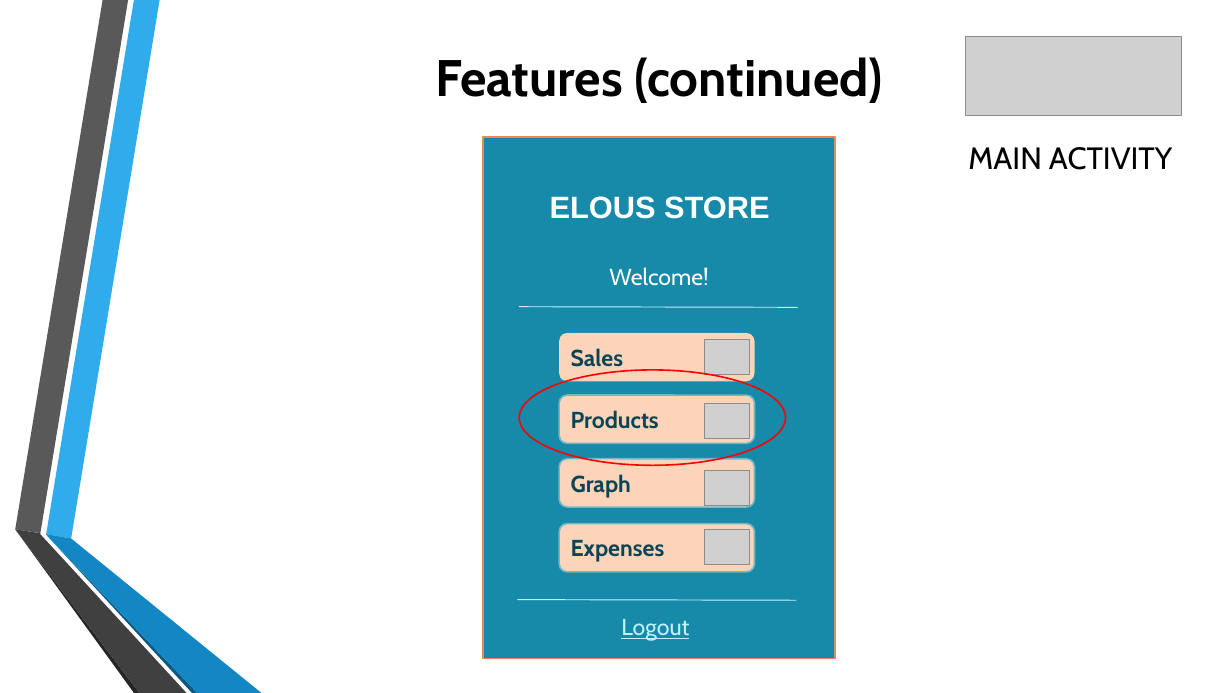
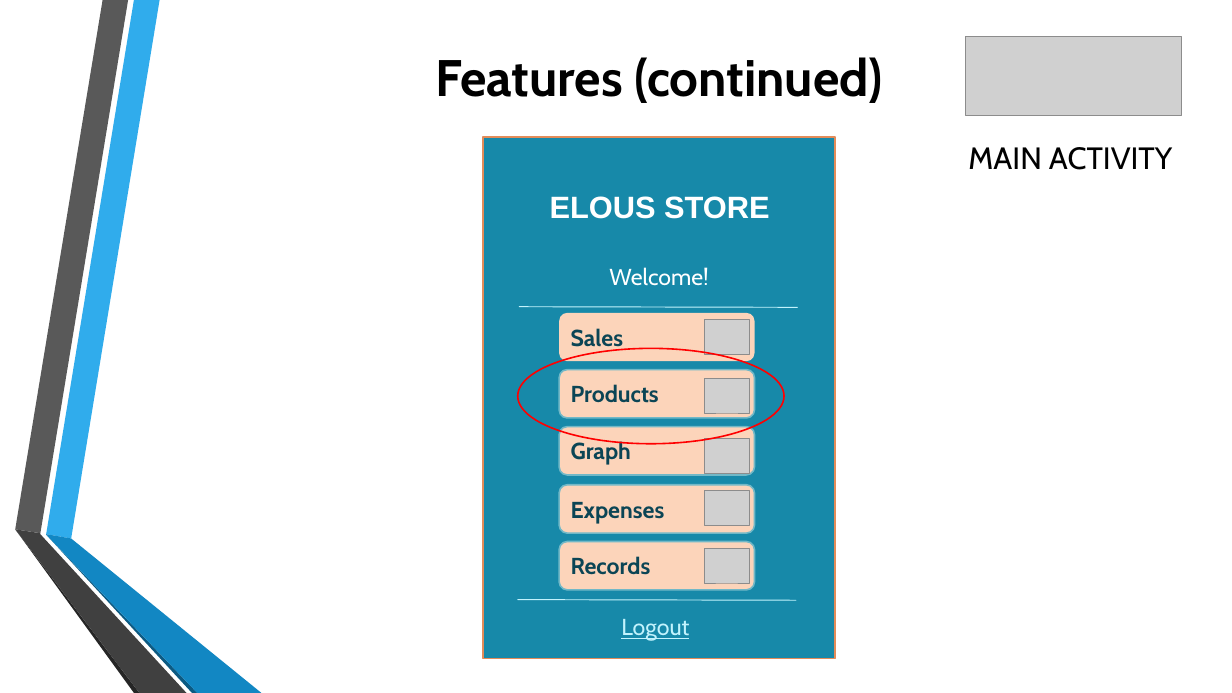
Before and after one commit to jgtadeo/Project--MOBAPPL, a slide deck: slide 12 of Mobile Application.pptx (slide 13 before the commit). Drawn at 1232x693 pixels with LibreOffice and Linux fonts; fonts in the diff are those of the drawing; grey boxes stand for pictures; background and template pictures are left out. Boxes give left, top, right and bottom in pixels: in the first picture for what was removed or moved away, otherwise in the second. Text is boxed around its words. In the diff, an @@ line names an element or a change of style, - is before the commit and + after.

```diff
--- a/Mobile Application.pptx
+++ b/Mobile Application.pptx
@@ 1 picture, 1 rounded rectangle, 1 ellipse: place and size @@
-1 picture, 1 rounded rectangle, 1 ellipse at [519, 333, 786, 465]
+1 picture, 1 rounded rectangle, 1 ellipse at [518, 313, 784, 444]
@@ rounded rectangle "Products": place and size @@
-rounded rectangle "Products" at [559, 396, 754, 444]
+rounded rectangle "Products" at [559, 370, 754, 418]
@@ picture: place and size @@
-picture at [704, 404, 749, 439]
+picture at [704, 378, 749, 413]
@@ rounded rectangle "Graph": place and size @@
-rounded rectangle "Graph" at [559, 458, 754, 506]
+rounded rectangle "Graph" at [559, 427, 754, 475]
@@ picture: place and size @@
-picture at [704, 470, 749, 506]
+picture at [704, 439, 749, 474]
@@ rounded rectangle "Expenses": place and size @@
-rounded rectangle "Expenses" at [559, 524, 754, 572]
+rounded rectangle "Expenses" at [559, 485, 754, 533]
@@ picture: place and size @@
-picture at [704, 530, 749, 565]
+picture at [704, 491, 749, 526]
@@ rounded rectangle added at [559, 542, 754, 590], fill #FCD4BA, outline #71B8C7 1.25 pt, 18 pt, text #0B4555, bold @@
+Records
@@ picture added at [704, 548, 749, 583] @@
```
Also in this commit, not shown: 8 other slides changed, 2 slides added.
